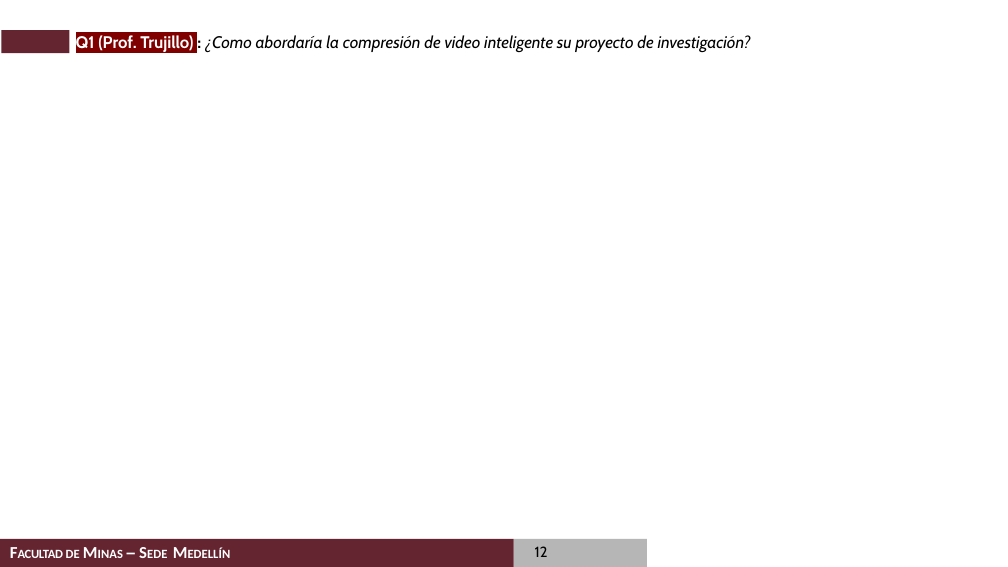
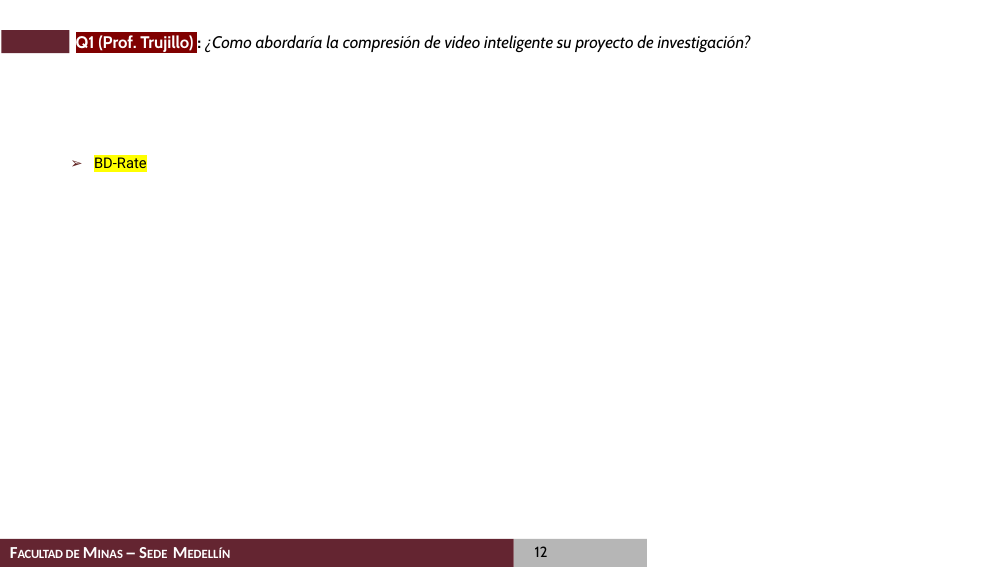
Before and after one commit to casalazarh/Examen-de-Calificacion-2020, a slide deck: slide 12 of presentation/Examen de Calificacion de Doctorado_Carlos_Alberto_Salazar.pptx. Drawn at 1008x567 pixels with LibreOffice and Linux fonts; fonts in the diff are those of the drawing; background and template pictures are left out. Boxes give left, top, right and bottom in pixels: in the first picture for what was removed or moved away, otherwise in the second. Text is boxed around its words. In the diff, an @@ line names an element or a change of style, - is before the commit and + after.

```diff
--- a/presentation/Examen de Calificacion de Doctorado_Carlos_Alberto_Salazar.pptx
+++ b/presentation/Examen de Calificacion de Doctorado_Carlos_Alberto_Salazar.pptx
@@ text added at (x1=94, y1=154, x2=147, y2=168), 14 pt, text #000000 @@
+  ➢ BD-Rate
```
Also in this commit, not shown: 7 other slides changed, 2 other files.
